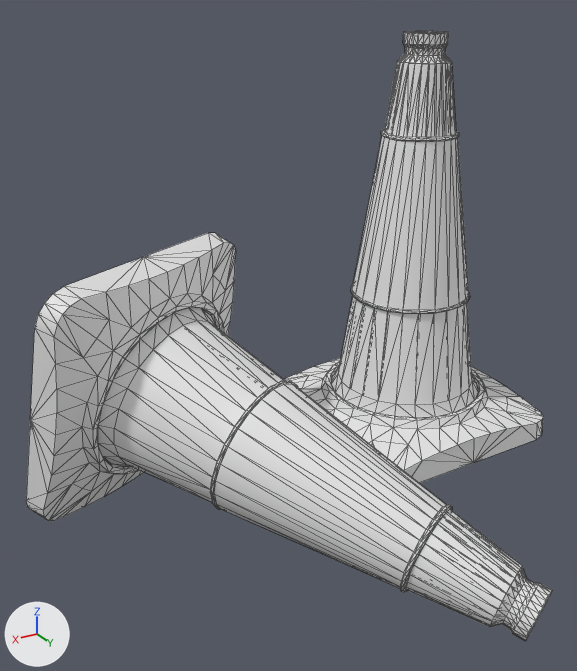
What one commit did to the glTF model models/props/dirty_traffic_cone.glb.
Camera for both pictures: a 50 mm camera at (0.627, 0.745, 0.53) aimed at (0.244, 0.107, 0.211). Arrows for +X, +Y and +Z are at lower left; the lights stay in place. The first picture is the older version. Mesh edges are drawn as thin lines. Materials are left out; every surface is plain grey. Where no turn or scale is listed for an object, it has been applied to the vertices. Vertices at exactly the same position are counted once.

Before the edit, the objects in view are built like this:
```python
me_trafficcone_l8_standardsurface1_0 = bpy.data.meshes.new('TrafficCone_L8_standardSurface1_0')
me_trafficcone_l8_standardsurface1_0.from_pydata(...)  # 1856 vertices, 3712 faces; spans x -0.14..0.5, y -0.14..0.398, z 0.0..0.489
me_trafficcone_l8_standardsurface1_0.materials.append(mat_standardsurface1)
ob_trafficcone_l8_standardsurface1_0 = bpy.data.objects.new('TrafficCone_L8_standardSurface1_0', me_trafficcone_l8_standardsurface1_0)
ob_trafficcone_l8_standardsurface1_0.location = (0.0, 0.0, 0.0)
```
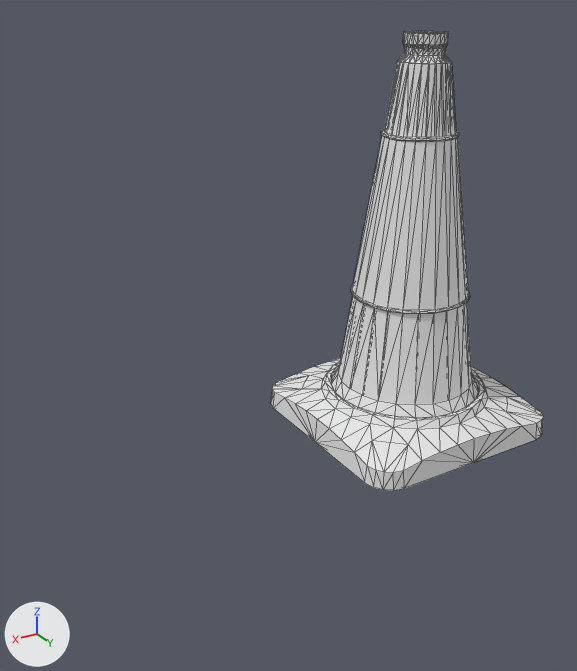
Where the newer file only moved an object's origin or applied its transform, the numbers keep the older frame.

Edits to the bpy script that builds the scene:
```text
Change me_trafficcone_l8_standardsurface1_0:
    used by ob_trafficcone_l8_standardsurface1_0; location = (0.0, 0.0, 0.0)
    remove me_trafficcone_l8_standardsurface1_0.from_pydata(...)  # 1856 vertices, 3712 faces; spans x -0.14..0.5, y -0.14..0.398, z 0.0..0.489
    add me_trafficcone_l8_standardsurface1_0.from_pydata(...)  # 928 vertices, 1856 faces; spans x -0.14..0.14, y -0.14..0.14, z 0.0..0.489
    me_trafficcone_l8_standardsurface1_0 part 1: the loose piece of 928 vertices spanning x 0.133..0.5, y -0.126..0.398, z 0.001..0.279 is deleted
```

Changed parts and their boxes [x1, y1, x2, y2] in the pictures (577 x 671 px):
'TrafficCone_L8_standardSurface1_0', reshaped (48% narrower, 25% shorter): before [26, 31, 552, 641]; after [271, 31, 543, 490]
part 1 of me_trafficcone_l8_standardsurface1_0, deleted: before [26, 233, 552, 641]
